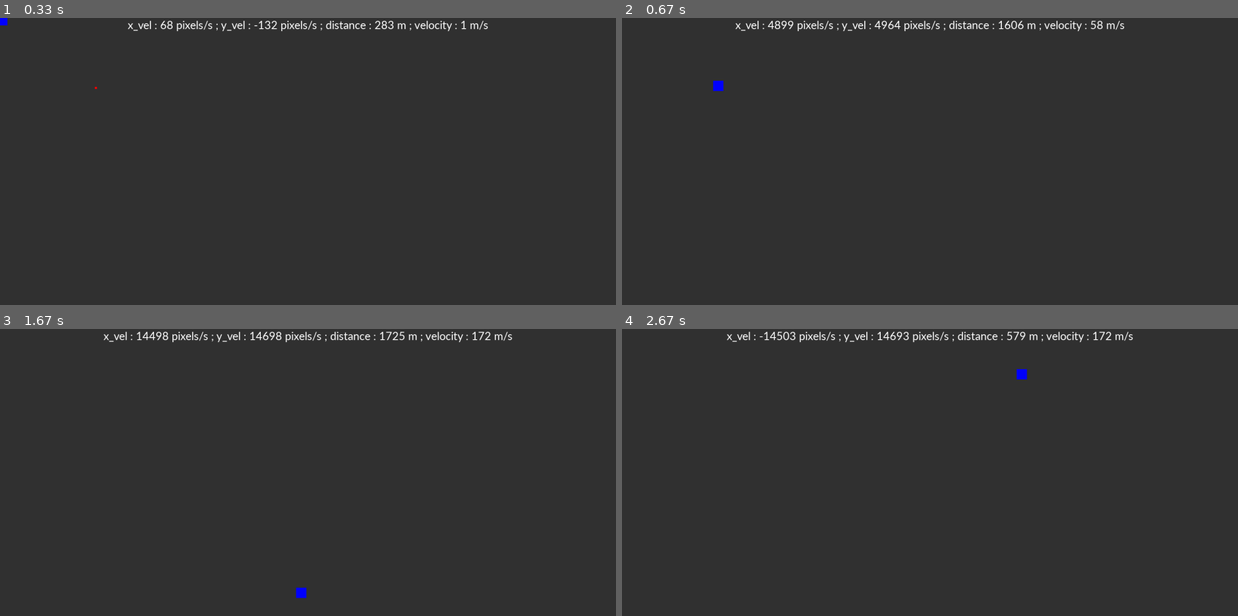
Above: before the commit, frames 1-4 (two rows, left to right).
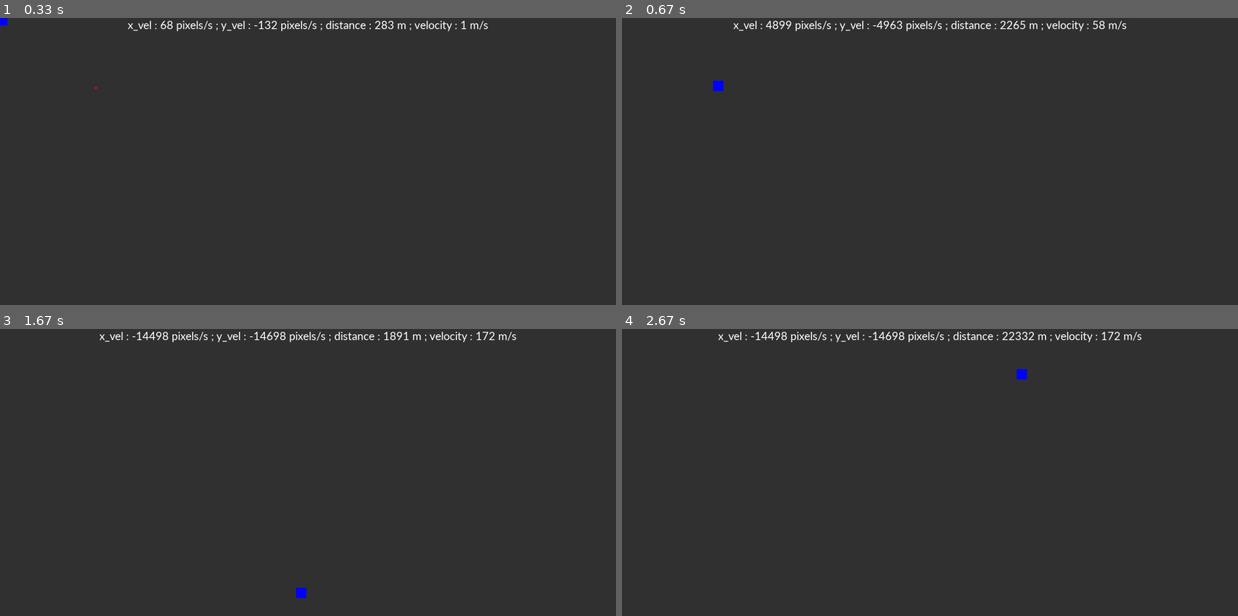
Above: after the commit, the same moments.

Repository: Manan-200/Python
Game: pygame game, started from Random_programs/gravity.py
Two runs of this game, one before a commit and one after it. Both use one fixed random seed, a clock stepped at 60 frames per second and the inputs below.
Inputs (mouse positions are in pixels of both pictures, inside the frame that each line leads up to):
- Up to frame 1 (0.33 s): no input
- Up to frame 2 (0.67 s): click (720, 86) at 0.38 s
- Up to frame 3 (1.67 s): click (203, 541) at 0.72 s; hold Space 1-1.53 s; click (301, 593) at 1.62 s
- Up to frame 4 (2.67 s): click (726, 561) at 1.95 s; click (1157, 570) at 2.28 s; click (1022, 374) at 2.62 s

Frame 1 is identical in both runs. In frame 2, 1.1% of the frame differs, in the area x 18-82%, y 0-5%; in frame 3, 0.8%; in frame 4, 1.1%, in the area x 15-85%, y 0-5%.

Commit message:
Added code

Diff:
--- a/Random_programs/gravity.py
+++ b/Random_programs/gravity.py
@@ -1,4 +1,5 @@
 import pygame
+
 pygame.font.init()
 
 width, height = 1500, 700
@@ -6,12 +7,13 @@
 xi, yi = 100, -100
 x_vel, y_vel, vel = xi, yi, 0
 counter = 0
-collided = False
 planet_mass = 100
 star_mass = 12*(10**16)
 G = 6.67 * 10 ** (-11)
 R = 0
 pos_x_list, pos_y_list = [], []
+barriers = False
+movable = True
 
 stats_font = pygame.font.SysFont("calibri", 30)
 
@@ -49,7 +51,10 @@
         self.Rect = pygame.Rect(self.x, self.y, self.w, self.h)
         pygame.draw.rect(win, (0, 0, 255), self.Rect)
 
-planet = Planet(pygame.mouse.get_pos()[0] + 200, pygame.mouse.get_pos()[1] + 200, 5, 5, planet_mass)
+if movable:
+    planet = Planet(pygame.mouse.get_pos()[0] + 200, pygame.mouse.get_pos()[1] + 200, 5, 5, planet_mass)
+else:
+    planet = Planet(width/2 + 200, height/2 + 200, 5, 5, planet_mass)
 
 while True:
 
@@ -59,7 +64,6 @@
         #Resetting the variables
         if event.type == pygame.KEYDOWN:
             if event.key == pygame.K_SPACE:
-                collided = False
                 planet.x, planet.y = pygame.mouse.get_pos()[0] + 200, pygame.mouse.get_pos()[1] + 200
                 x_vel, y_vel = xi, yi
                 vel = 0
@@ -72,12 +76,14 @@
     #Filling the screen with color
     win.fill((50, 50, 50))
 
-    #Making star class at mouse pos
-    star = Star(pygame.mouse.get_pos()[0] - 12.5, pygame.mouse.get_pos()[1] - 12.5, 25, 25, star_mass)
+    #Making star class at mouse pos if movable is true
+    if movable:
+        star = Star(pygame.mouse.get_pos()[0] - 12.5, pygame.mouse.get_pos()[1] - 12.5, 25, 25, star_mass)
+    else:
+        star = Star(width/2 - 12.5, height/2 - 12.5, 25, 25, star_mass)
 
     #Drawing planet and star
-    if collided == False:
-        planet.draw()
+    planet.draw()
     star.draw()
 
     #Calculating distance, acceleration and force
@@ -101,19 +107,16 @@
     if (star.y + star.h/2) - (planet.y + planet.h/2) < 0:
         accl_y *= -1
 
-    #Checking for collision
-    if planet.Rect.colliderect(star.Rect):
-        collided = True
-
-    #Bouncing the planet off the walls
-    if planet.x < -500:
-        x_vel *= -1
-    if planet.x > width + 500:
-        x_vel *= -1
-    if planet.y < -500:
-        y_vel *= -1
-    if planet.y > height + 500:
-        y_vel *= -1
+    #Bouncing the planet off the walls if barriers are on
+    if barriers:
+        if planet.x < -500:
+            x_vel *= -1
+        if planet.x > width + 500:
+            x_vel *= -1
+        if planet.y < -500:
+            y_vel *= -1
+        if planet.y > height + 500:
+            y_vel *= -1
 
     #Adding acceleration to velocites on x and y axis per second
     x_vel += accl_x/fps
